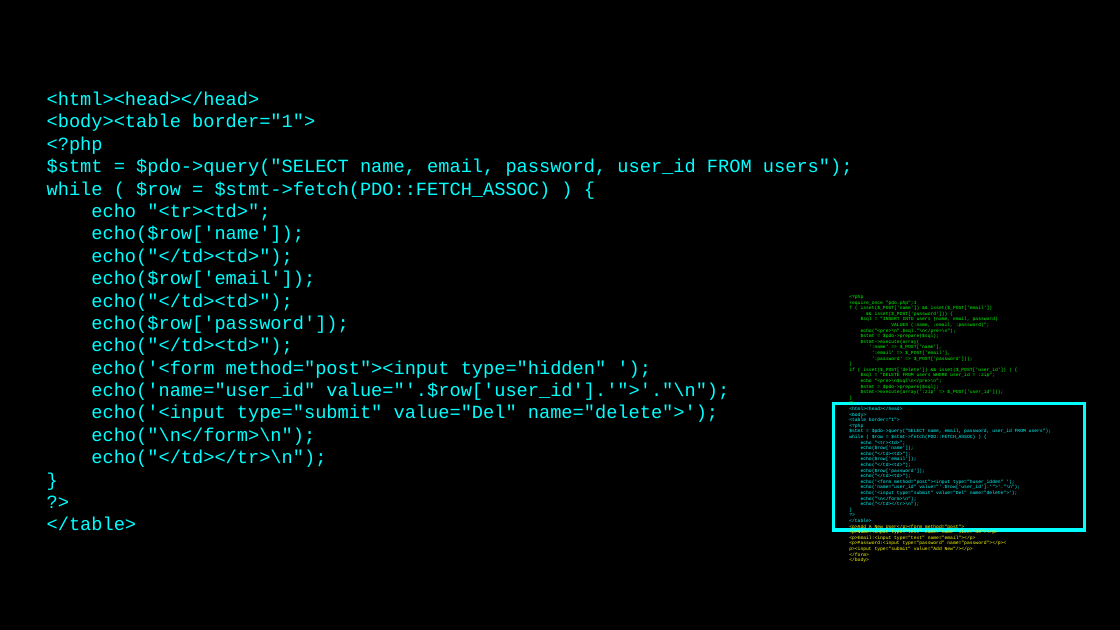
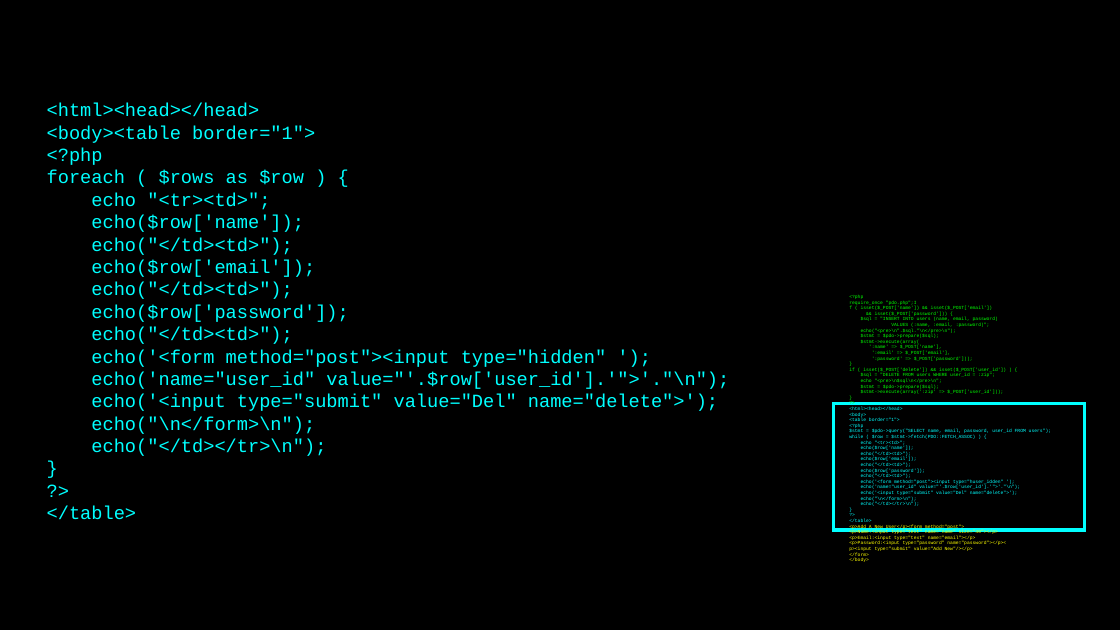
Before and after one commit to csev/wa4e, a slide deck: slide 27 of lectures/PHP-06-MySQL-PDO.ppt. Drawn at 1120x630 pixels with LibreOffice and Linux fonts; fonts in the diff are those of the drawing. Boxes give left, top, right and bottom in pixels: in the first picture for what was removed or moved away, otherwise in the second. Text is boxed around its words. In the diff, an @@ line names an element or a change of style, - is before the commit and + after.

Commit message:
Use fetchAll instead of a while loop.

```diff
--- a/lectures/PHP-06-MySQL-PDO.ppt
+++ b/lectures/PHP-06-MySQL-PDO.ppt
@@ text at box(47, 170, 304, 185): text changed @@
-$stmt = $pdo->query("SELECT name, email, password, user_id FROM users");
-while ( $row = $stmt->fetch(PDO::FETCH_ASSOC) ) {
+foreach ( $rows as $row ) {
```
Also in this commit, not shown: 6 other slides changed, 5 other files.
